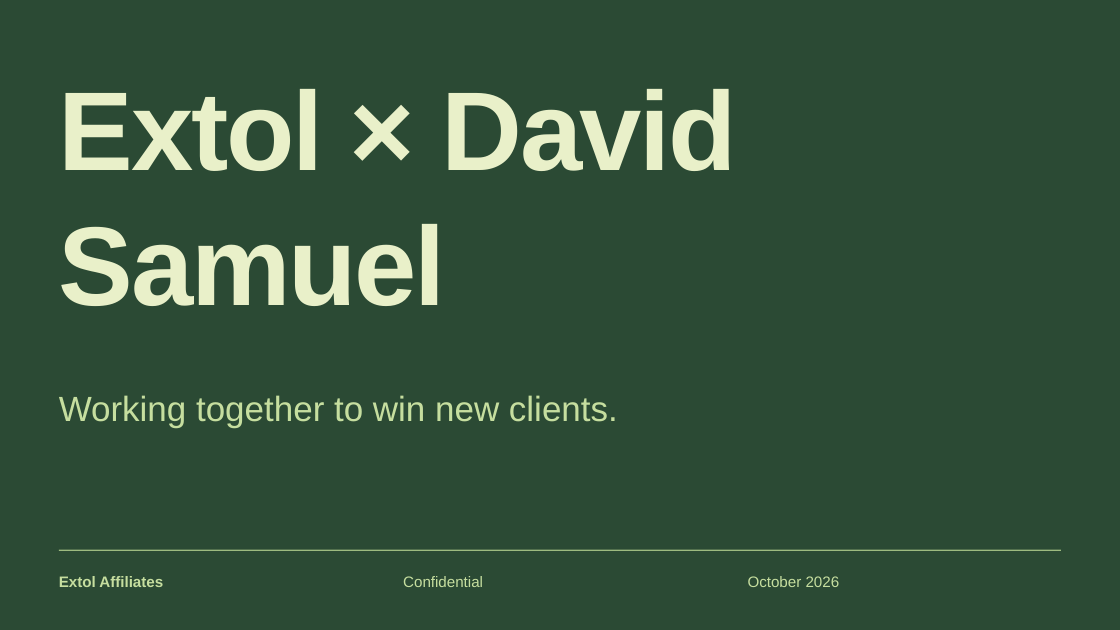
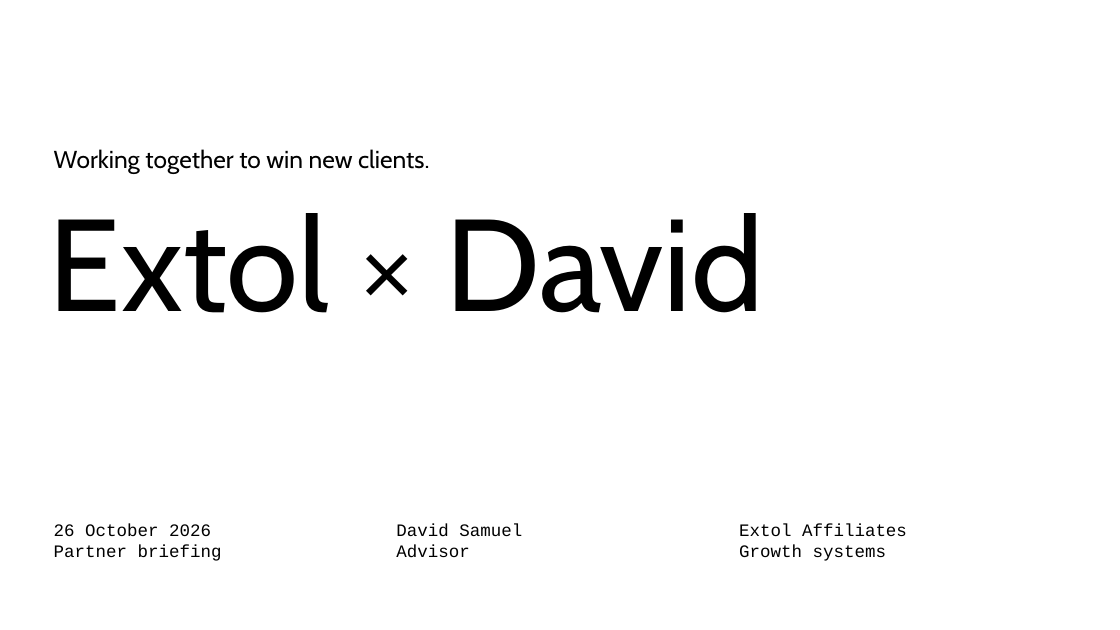
Before and after one commit to extolaffiliates/sales, a slide deck: slide 1 of decks/david-samuel/Extol-x-David-Samuel-Pitch-Style.pptx. Drawn at 1120x630 pixels with LibreOffice and Linux fonts; fonts in the diff are those of the drawing. Boxes give left, top, right and bottom in pixels: in the first picture for what was removed or moved away, otherwise in the second. Text is boxed around its words. In the diff, an @@ line names an element or a change of style, - is before the commit and + after.

```diff
--- a/decks/david-samuel/Extol-x-David-Samuel-Pitch-Style.pptx
+++ b/decks/david-samuel/Extol-x-David-Samuel-Pitch-Style.pptx
@@ background #2B4A34 to #FFFFFF @@
@@ text "Working together to win new ...": place and size @@
-text "Working together to win new ..." at [59, 395, 618, 428]
+text "Working together to win new ..." at [54, 149, 430, 174]
@@ text "Working together to win new ..." at [54, 149, 430, 174]: size 30 to 21 pt, font Arial to Cabin, text colour #C6DE9F to #000000 @@
@@ text at [49, 213, 764, 313]: text changed; size 96 to 112 pt; font Arial to Cabin; text colour #E9F0C9 to #000000; bold off @@
-Extol × David Samuel
+Extol × David
@@ text added at [54, 524, 222, 561], 15 pt, text #000000 @@
+26 October 2026
+Partner briefing
@@ text added at [396, 524, 522, 558], 15 pt, text #000000 @@
+David Samuel
+Advisor
@@ text added at [739, 524, 907, 561], 15 pt, text #000000 @@
+Extol Affiliates
+Growth systems
@@ line removed from (59, 550) to (1061, 550) @@
@@ text removed at [59, 576, 163, 587] @@
-Extol Affiliates
@@ text removed at [403, 576, 483, 587] @@
-Confidential
@@ text removed at [748, 576, 840, 587] @@
-October 2026
```
Also in this commit, not shown: 20 other slides changed, 6 slides added, 6 slides removed, 2 other files.
